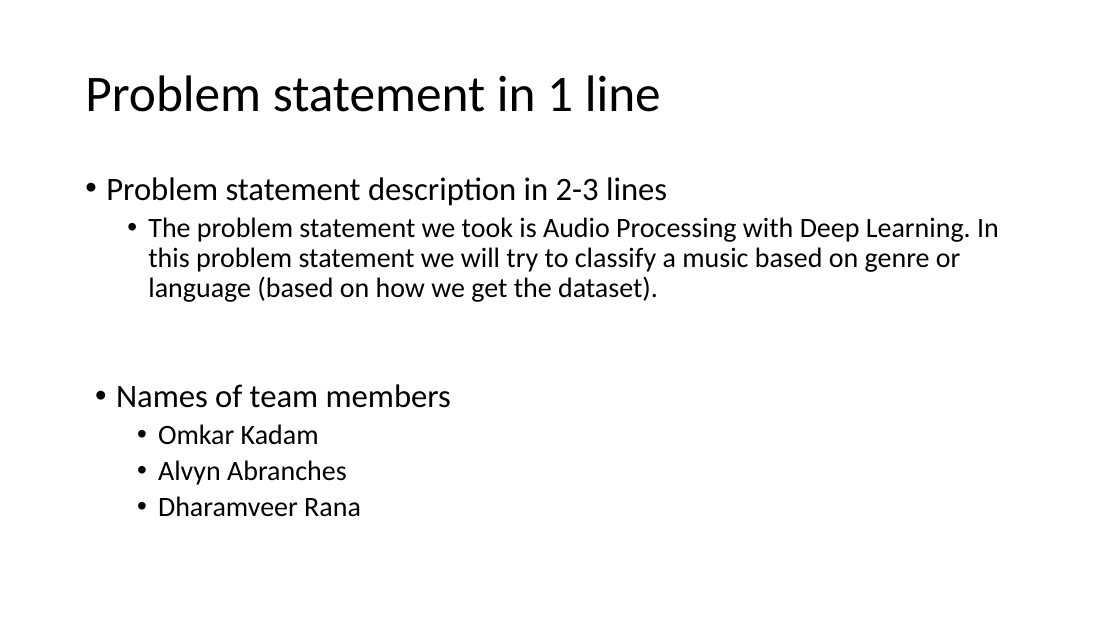
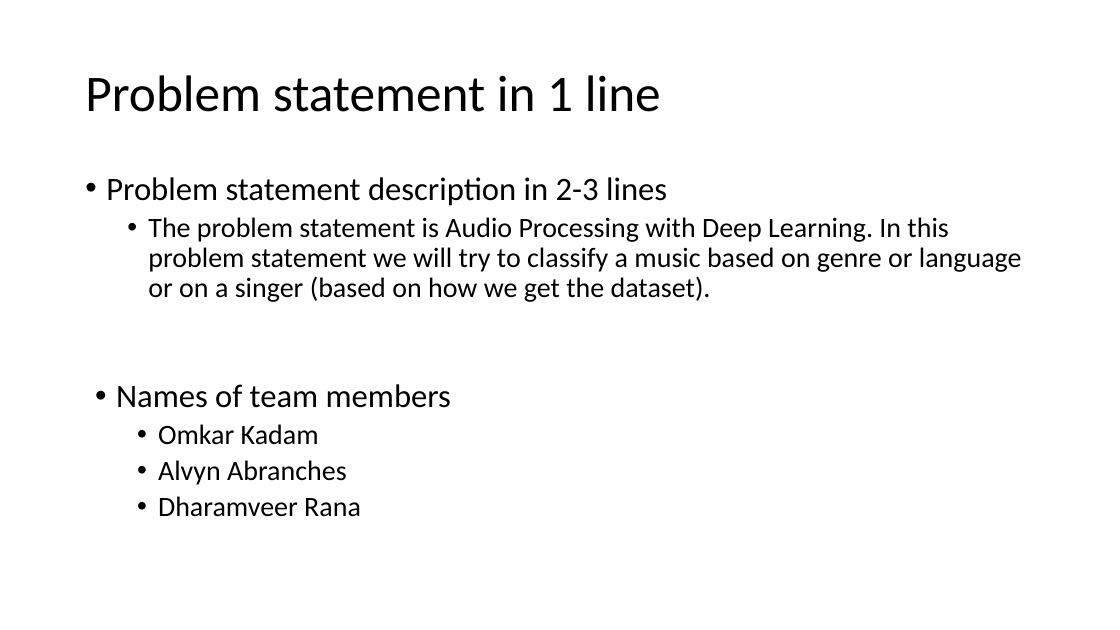
Before and after one commit to alvynabranches/trimester4, a slide deck: slide 2 of 3_Mini_Project/MiniProject_Synopsis.pptx (slide 1 before the commit). Drawn at 1120x630 pixels with LibreOffice and Linux fonts; fonts in the diff are those of the drawing. Boxes give left, top, right and bottom in pixels: in the first picture for what was removed or moved away, otherwise in the second. Text is boxed around its words. In the diff, an @@ line names an element or a change of style, - is before the commit and + after.

Commit message:
14082020v2

```diff
--- a/3_Mini_Project/MiniProject_Synopsis.pptx
+++ b/3_Mini_Project/MiniProject_Synopsis.pptx
@@ text at <box>148,217,1022,302</box>: text changed @@
-  • The problem statement we took is Audio Processing with Deep Learning. In this problem statement we will try to classify a music based on genre or language (based on how we get the dataset).
+  • The problem statement is Audio Processing with Deep Learning. In this problem statement we will try to classify a music based on genre or language or on a singer (based on how we get the dataset).
```
Also in this commit, not shown: 3 other slides changed, 1 slide added.
